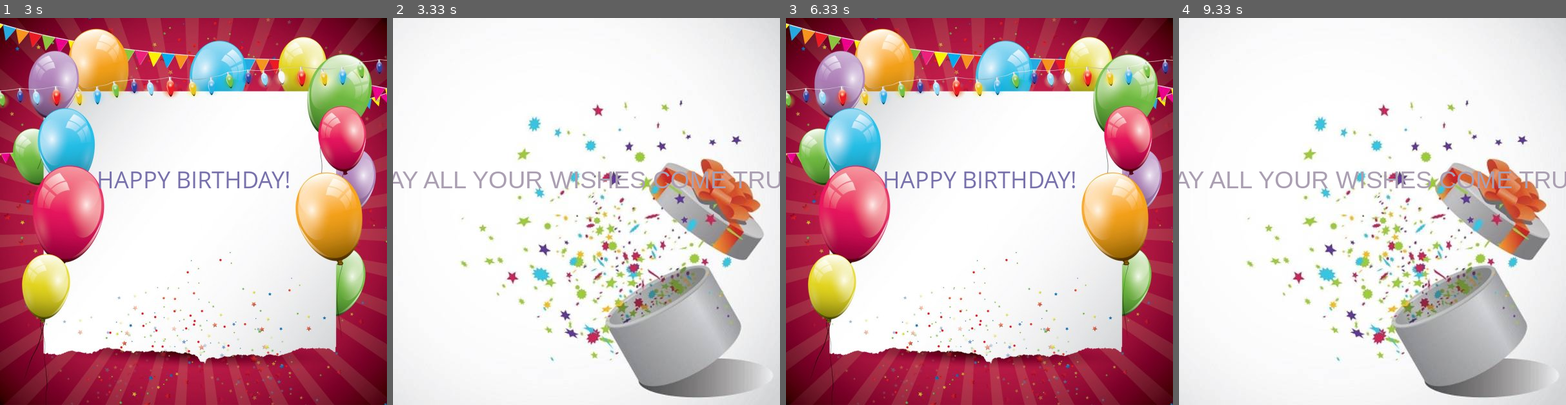
Above: before the commit, frames 1-4 (left to right).
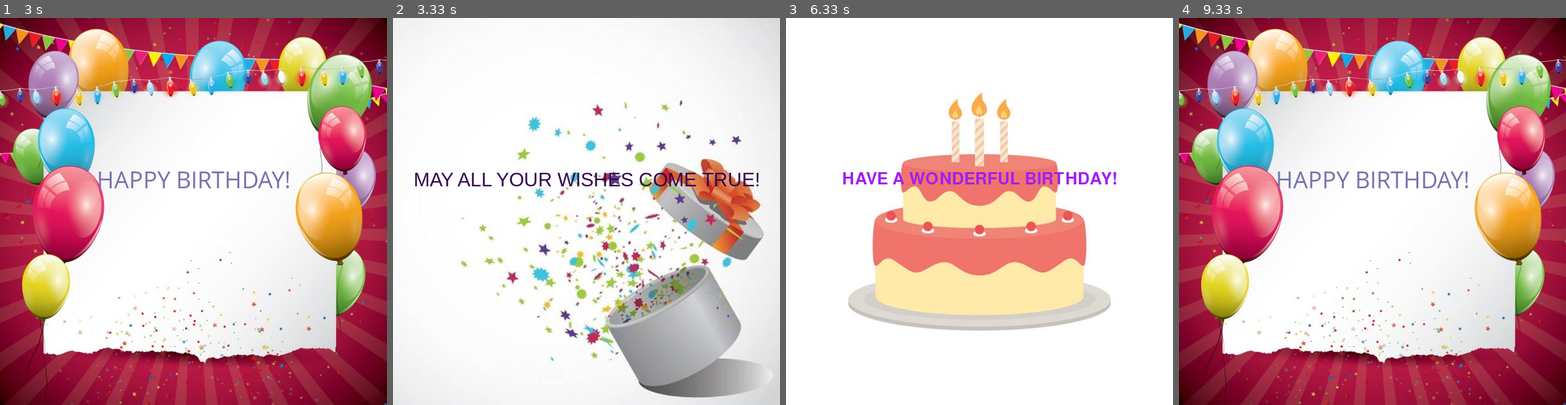
Above: after the commit, the same moments.

Repository: maznah2013/pygame-birthday-card
Game: pygame game, started from card.py
Two runs of this game, one before a commit and one after it. Both use one fixed random seed, a clock stepped at 60 frames per second and the inputs below.
Inputs:
- Up to frame 1 (3 s): no input
- Up to frame 2 (3.33 s): no input
- Up to frame 3 (6.33 s): no input
- Up to frame 4 (9.33 s): no input

Frame 1 is identical in both runs. In frame 2, 2.2% of the frame differs, in the area x 0-100%, y 39-44%; in frame 3, 85%, in the area x 0-100%, y 0-100%; in frame 4, 72%.

Commit message:
Add files via upload

Diff:
--- a/card.py
+++ b/card.py
@@ -29,8 +29,8 @@
 
     img2=pygame.image.load("backgroundtwo.jpg")
     image2=pygame.transform.scale(img2, (WIDTH, HEIGHT))
-    font2=pygame.font.SysFont("Arial", 38)
-    text2=font2.render("MAY ALL YOUR WISHES COME TRUE!", True, ("#AA9FB1"))
+    font2=pygame.font.SysFont("Arial", 30)
+    text2=font2.render("MAY ALL YOUR WISHES COME TRUE!", True, ("#32064E"))
     text2_rect=text2.get_rect(center=(CENTER_X, CENTER_Y-50))
     screen.fill("white")
     screen.blit(image2, (0,0))
@@ -39,6 +39,20 @@
     time.sleep(3)
 
 
+    img3=pygame.image.load("backgroundthree.jpg")
+    image3=pygame.transform.scale(img3, (WIDTH, HEIGHT))
+    font3=pygame.font.SysFont("Nunito", 38)
+    text3=font3.render("HAVE A WONDERFUL BIRTHDAY!", True, ("purple"))
+    text3_rect=text3.get_rect(center=(CENTER_X, CENTER_Y-50))
+    screen.fill("white")
+    screen.blit(image3, (0,0))
+    screen.blit(text3, text3_rect)
+    pygame.display.update()
+    time.sleep(3)
 
+    for event in pygame.event.get():
+        if event.type==pygame.QUIT:
+            running=False
+            pygame.quit()
 
 pygame.quit()
